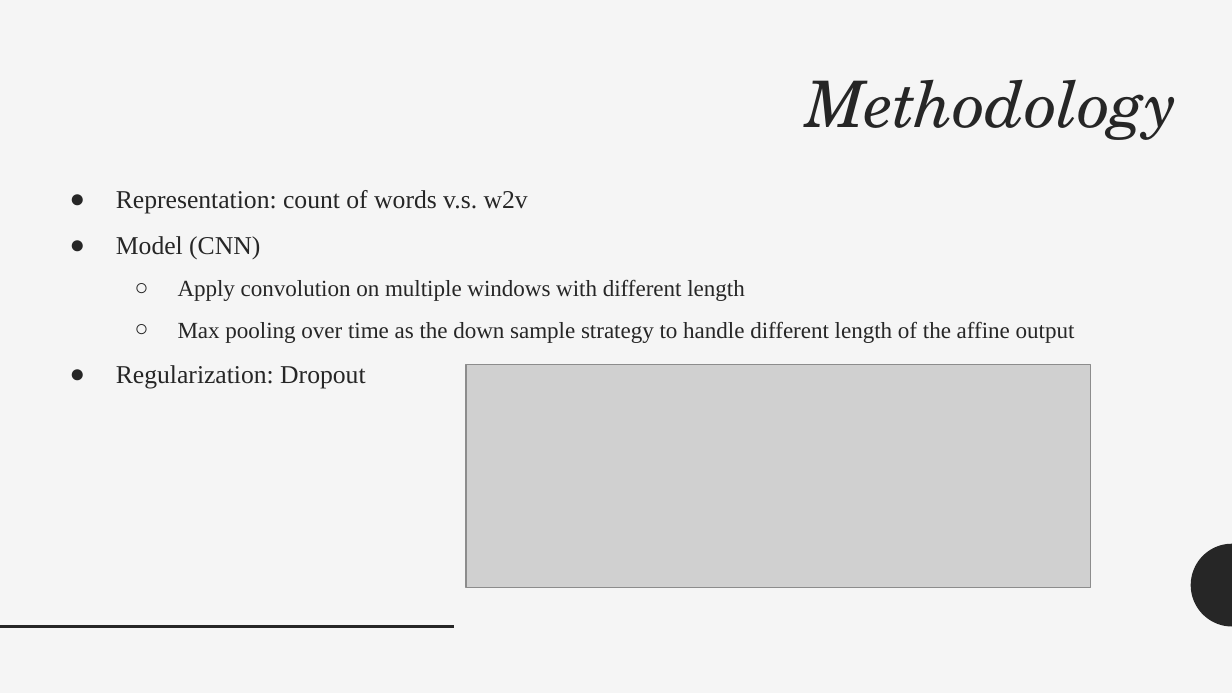
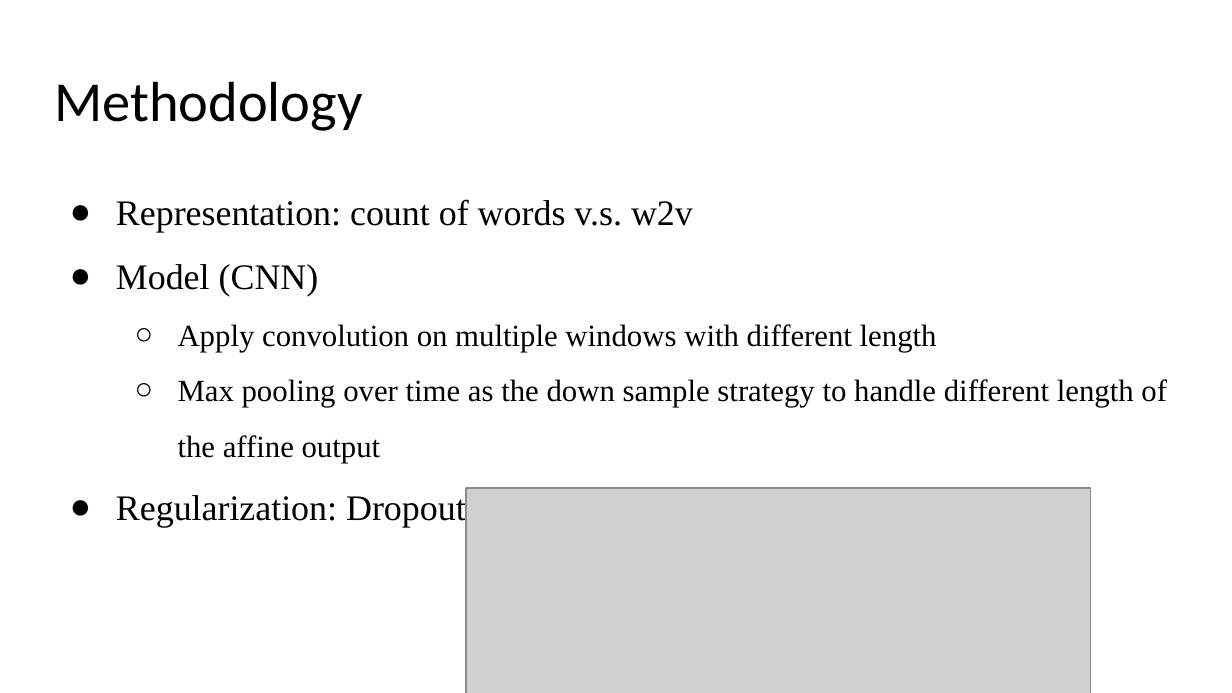
Before and after one commit to wayne1199111810/sentence_classification_for_news_titles, a slide deck: slide 3 of report/29.Sentence_Classification_For_News.pptx. Drawn at 1232x693 pixels with LibreOffice and Linux fonts; fonts in the diff are those of the drawing; grey boxes stand for pictures. Boxes give left, top, right and bottom in pixels: in the first picture for what was removed or moved away, otherwise in the second. Text is boxed around its words. In the diff, an @@ line names an element or a change of style, - is before the commit and + after.

```diff
--- a/report/29.Sentence_Classification_For_News.pptx
+++ b/report/29.Sentence_Classification_For_News.pptx
@@ background #F5F5F5 to #FFFFFF @@
@@ title "Methodology" at <box>54,81,362,131</box>: size 37.5 to 33 pt, font TeX Gyre Schola to Calibri, text colour #262626 to #000000, italic off; alignment right to left @@
@@ text "Representation: count of words v.s. ..." at <box>116,199,1167,528</box>: size 15 to 21 pt in "Representation: count of words v.s. w2v", "Model (CNN)", "Regularization: Dropout"; text colour #262626 to #000000; size 13.5 to 18 pt in "Apply convolution on multiple windows with different ...", "Max pooling over time as the down ..." @@
@@ picture: place and size @@
-picture at <box>466,365,1090,588</box>
+picture at <box>466,488,1090,693</box>
@@ freeform shape removed at <box>1191,543,1232,626</box> @@
@@ line removed from (0, 627) to (455, 627) @@
```
Also in this commit, not shown: 3 other slides changed, 3 slides added, 39 other files.
